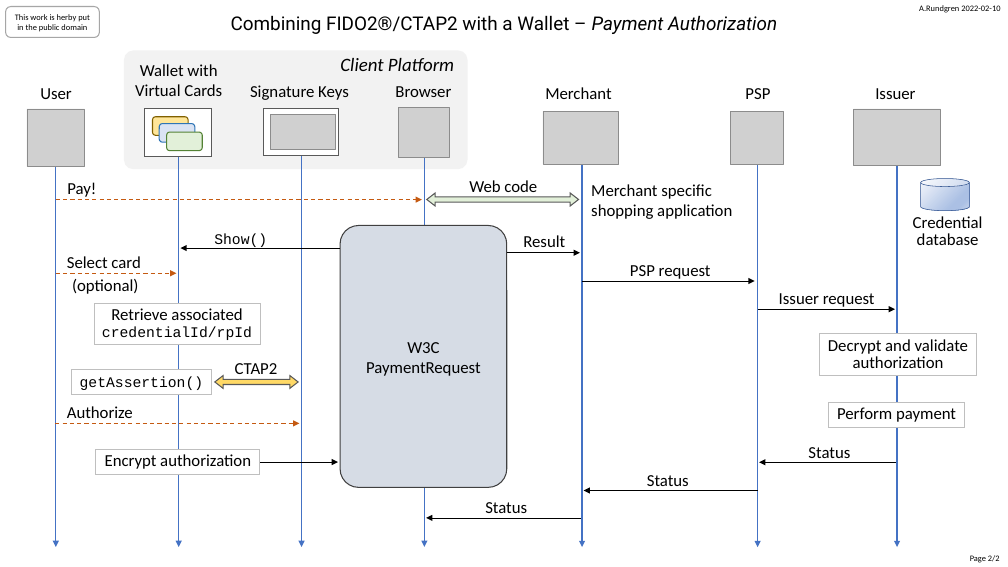
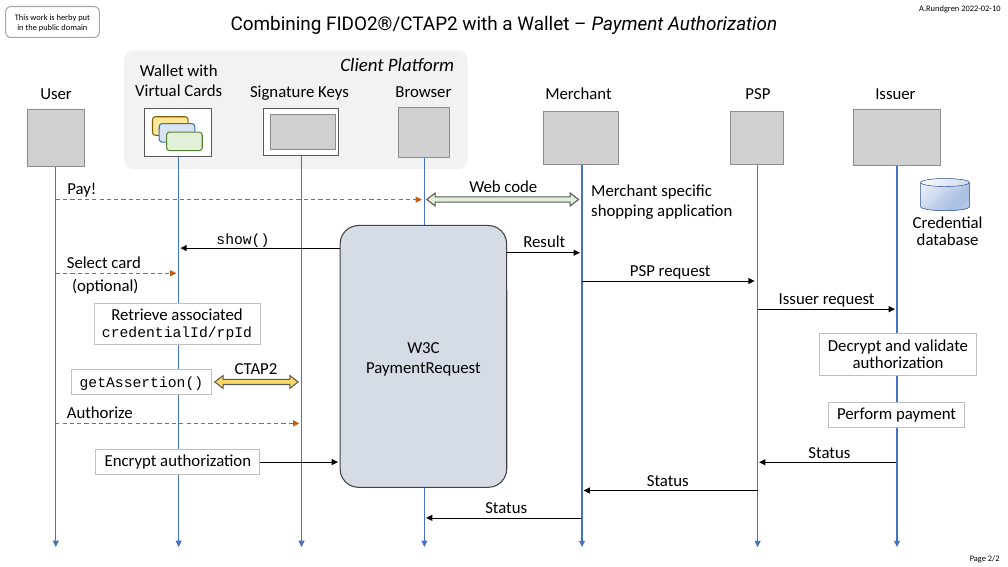
Before and after one commit to fido-web-pay/specification, a slide deck: slide 2 of fido-wallet-a.rundgren.pptx. Drawn at 1008x567 pixels with LibreOffice and Linux fonts; fonts in the diff are those of the drawing; grey boxes stand for pictures. Boxes give left, top, right and bottom in pixels: in the first picture for what was removed or moved away, otherwise in the second. Text is boxed around its words. In the diff, an @@ line names an element or a change of style, - is before the commit and + after.

```diff
--- a/fido-wallet-a.rundgren.pptx
+++ b/fido-wallet-a.rundgren.pptx
@@ text at (x1=216, y1=233, x2=269, y2=249): text changed @@
-Show()
+show()
```
Also in this commit, not shown: 1 other slide changed, 1 other file.
